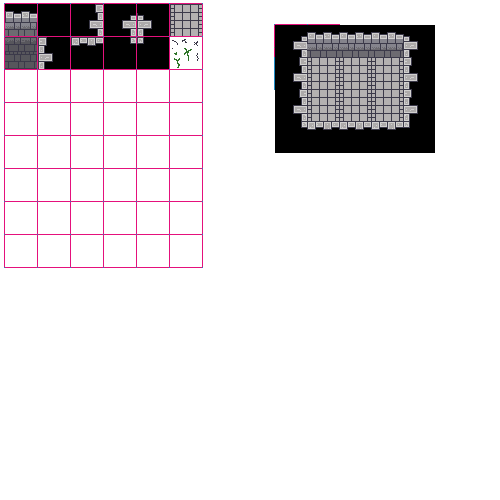
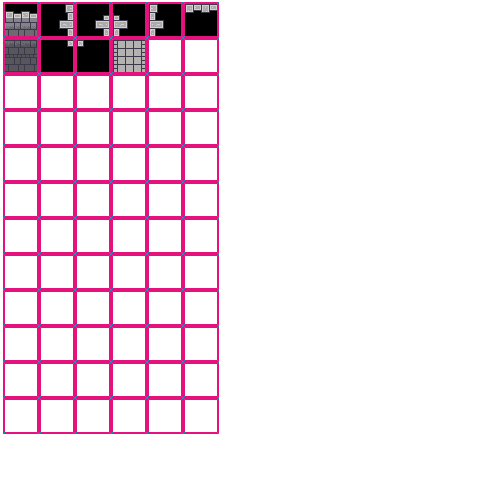
The second 500 × 500 image is a revision of the first. Changes to its layers:
removed layer "Calque 35" over [3, 2, 435, 434]
added layer "Calque 12(collé)" above "Calque 3(collé)" over [3, 2, 320, 192]
added layer "Calque 3(collé)" above "Calque 1" over [3, 2, 320, 434]
